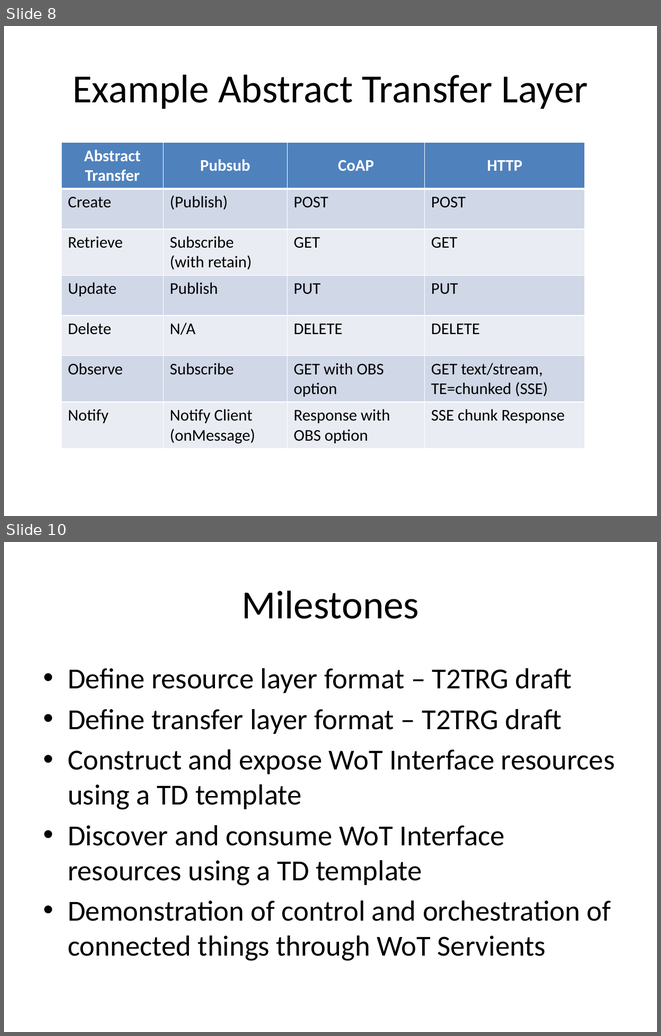
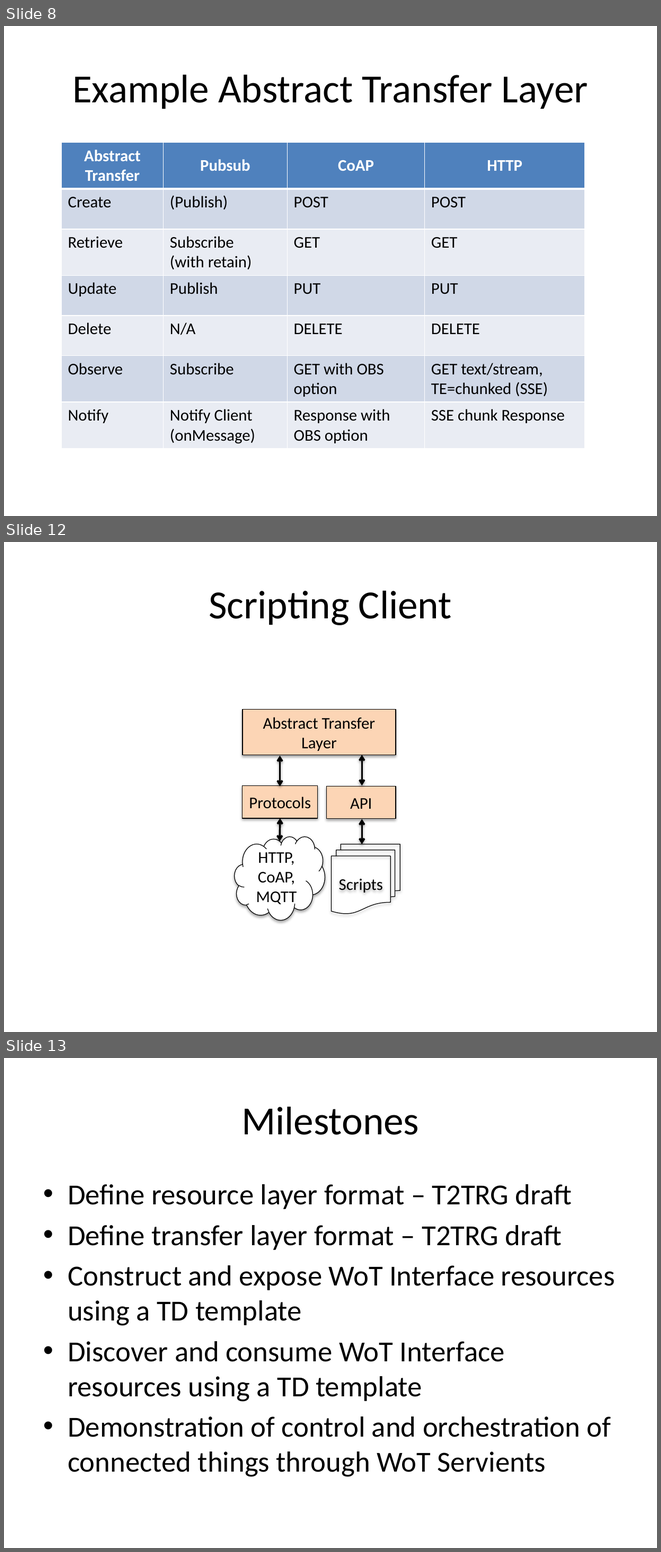
Before and after one commit to hyperstate/hyperstate-docs, a slide deck: wot-11may16.pptx. Shown one above the other, each under a label of ours: slides 8 and 10 before the commit, slides 8, 12 and 13 after it; the slides between them are not shown. The pictures are 661x1036 and 661x1552 pixels, drawn with LibreOffice and Linux fonts; fonts in the diff are those of the drawing. Boxes give left, top, right and bottom in pixels: in the first picture for what was removed or moved away, otherwise in the second. Text is boxed around its words. In the diff, an @@ line names an element or a change of style, - is before the commit and + after.

```diff
--- a/wot-11may16.pptx
+++ b/wot-11may16.pptx
@@ slide 12 added at [4, 542, 657, 1032], background #FFFFFF @@
@@ title added at [209, 590, 452, 625], 44 pt, text #000000 @@
+Scripting Client
@@ rectangle added at [242, 709, 396, 755], fill #FCD5B5, outline #000000 0.75 pt, 18 pt, text #000000 @@
+Abstract Transfer Layer
@@ double arrow added from (280, 756) to (280, 786), #000000 2 pt @@
@@ double arrow added from (362, 755) to (362, 786), #000000 2 pt @@
@@ rectangle added at [242, 786, 317, 818], fill #FCD5B5, outline #000000 0.75 pt, 18 pt, text #000000 @@
+Protocols
@@ rectangle added at [327, 786, 396, 819], fill #FCD5B5, outline #000000 0.75 pt, 18 pt, text #000000 @@
+API
@@ double arrow added from (280, 818) to (280, 841), #000000 2 pt @@
@@ double arrow added from (362, 819) to (362, 844), #000000 2 pt @@
@@ cloud added at [235, 837, 325, 920], fill #FFFFFF, outline #000000 0.75 pt, 18 pt, text #000000 @@
+HTTP, CoAP, MQTT
@@ flow chart multidocument added at [331, 844, 400, 914], outline #000000 0.75 pt, 18 pt, text #000000 @@
+Scripts
@@ what was slide 10 is now slide 13 @@
```
Also in this commit, not shown: 1 slide changed, 2 other slides added, 1 other file.
